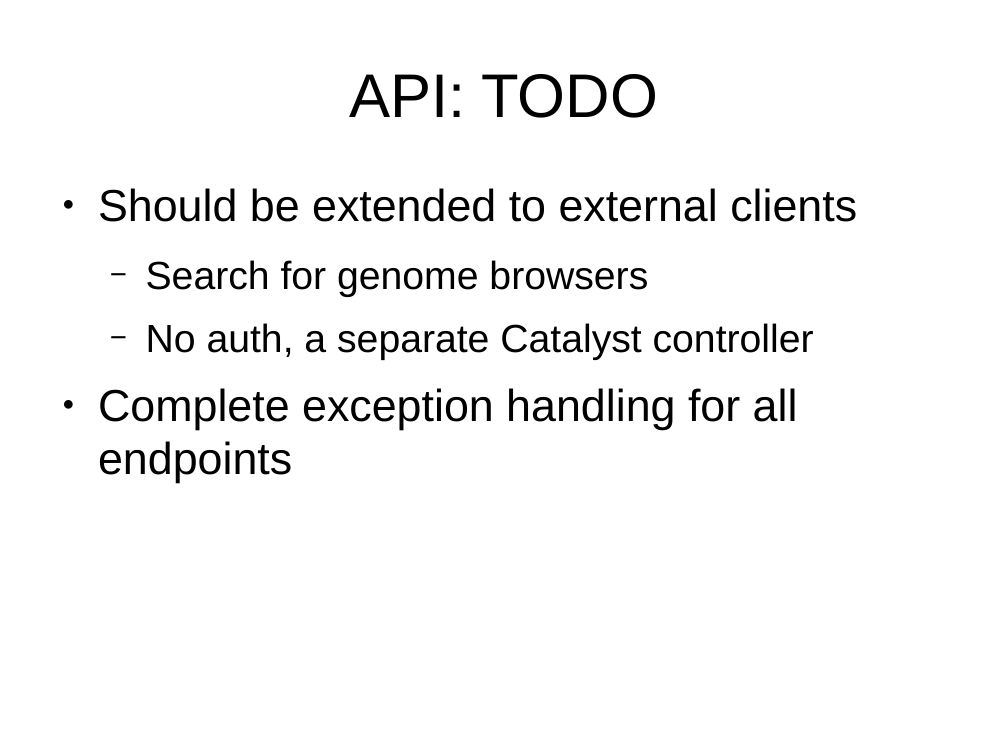
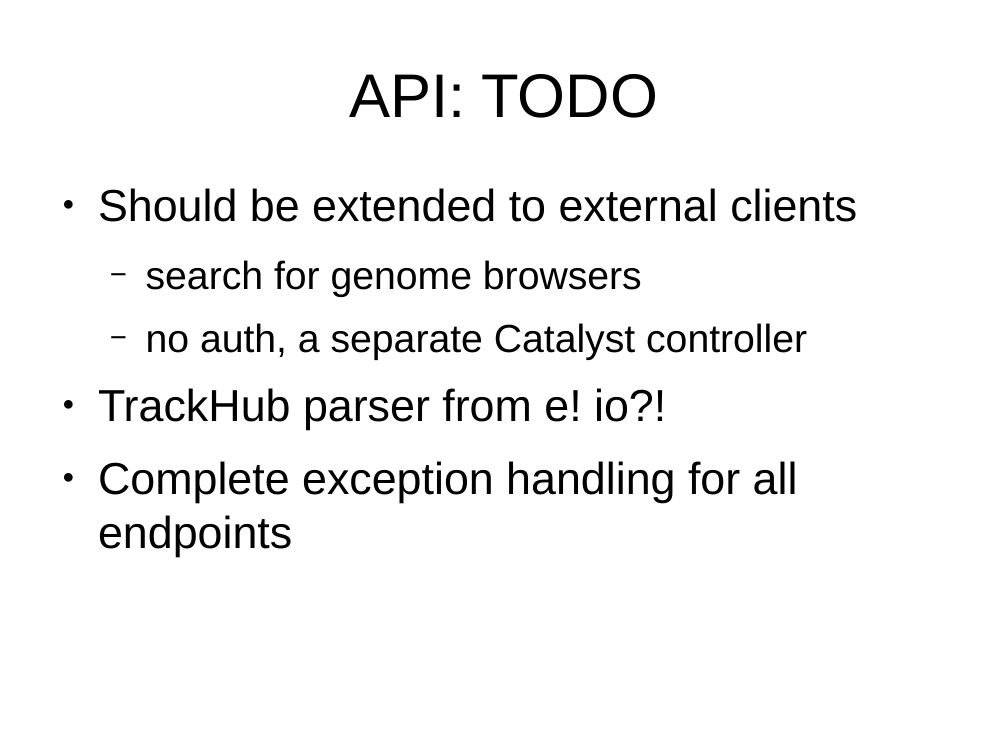
Before and after one commit to Ensembl/trackhub-registry, a slide deck: slide 18 of docs/code_review_07-05-15/talk.odp. Drawn at 1008x756 pixels with LibreOffice and Linux fonts; fonts in the diff are those of the drawing; background and template pictures are left out. Boxes give left, top, right and bottom in pixels: in the first picture for what was removed or moved away, otherwise in the second. Text is boxed around its words. In the diff, an @@ line names an element or a change of style, - is before the commit and + after.

```diff
--- a/docs/code_review_07-05-15/talk.odp
+++ b/docs/code_review_07-05-15/talk.odp
@@ text at [98, 260, 807, 430]: text changed @@
-  − Search for genome browsers
-  − No auth, a separate Catalyst controller
+  − search for genome browsers
+  − no auth, a separate Catalyst controller
+● TrackHub parser from e! io?!
```
Also in this commit, not shown: 4 other slides changed.
